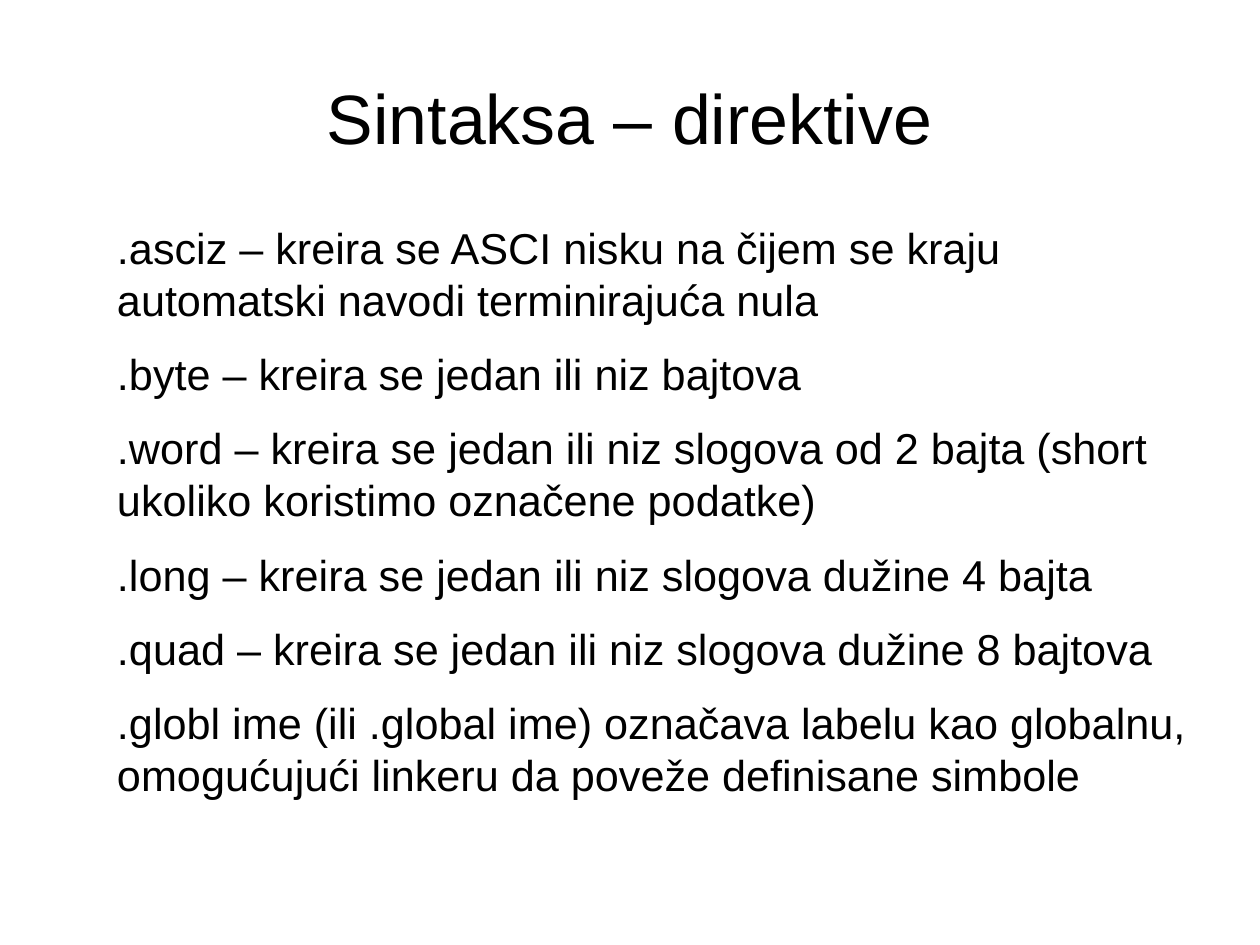
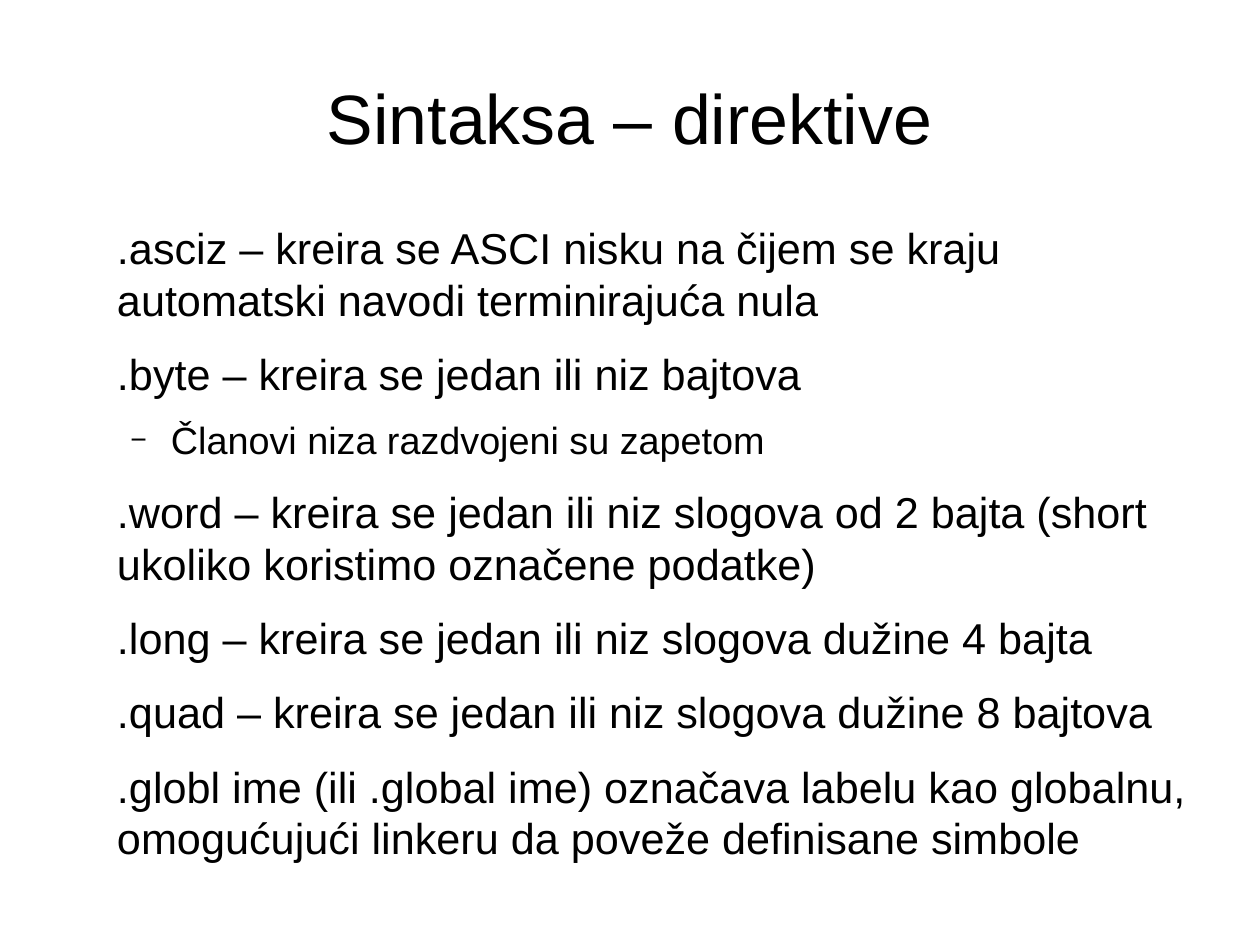
Before and after one commit to NikolaMilev/assembler-prezentacije, a slide deck: slide 6 of cas01/prez.odp. Drawn at 1260x945 pixels with LibreOffice and Linux fonts; fonts in the diff are those of the drawing. Boxes give left, top, right and bottom in pixels: in the first picture for what was removed or moved away, otherwise in the second. Text is boxed around its words. In the diff, an @@ line names an element or a change of style, - is before the commit and + after.

```diff
--- a/cas01/prez.odp
+++ b/cas01/prez.odp
@@ text at (171,425,765,462): paragraph added @@
+  − Članovi niza razdvojeni su zapetom
```
Also in this commit, not shown: 7 other slides changed, 9 slides added, 4 other files.
